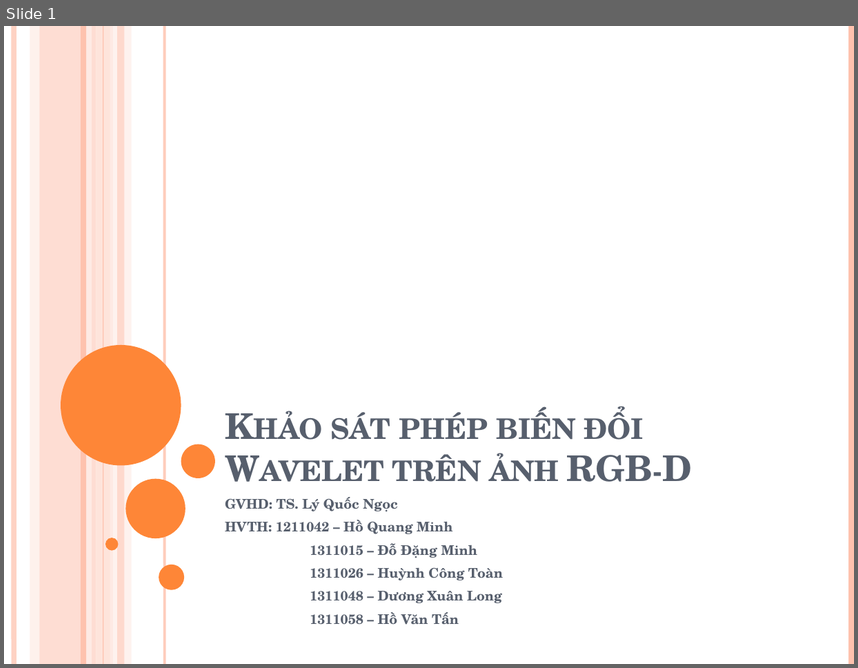
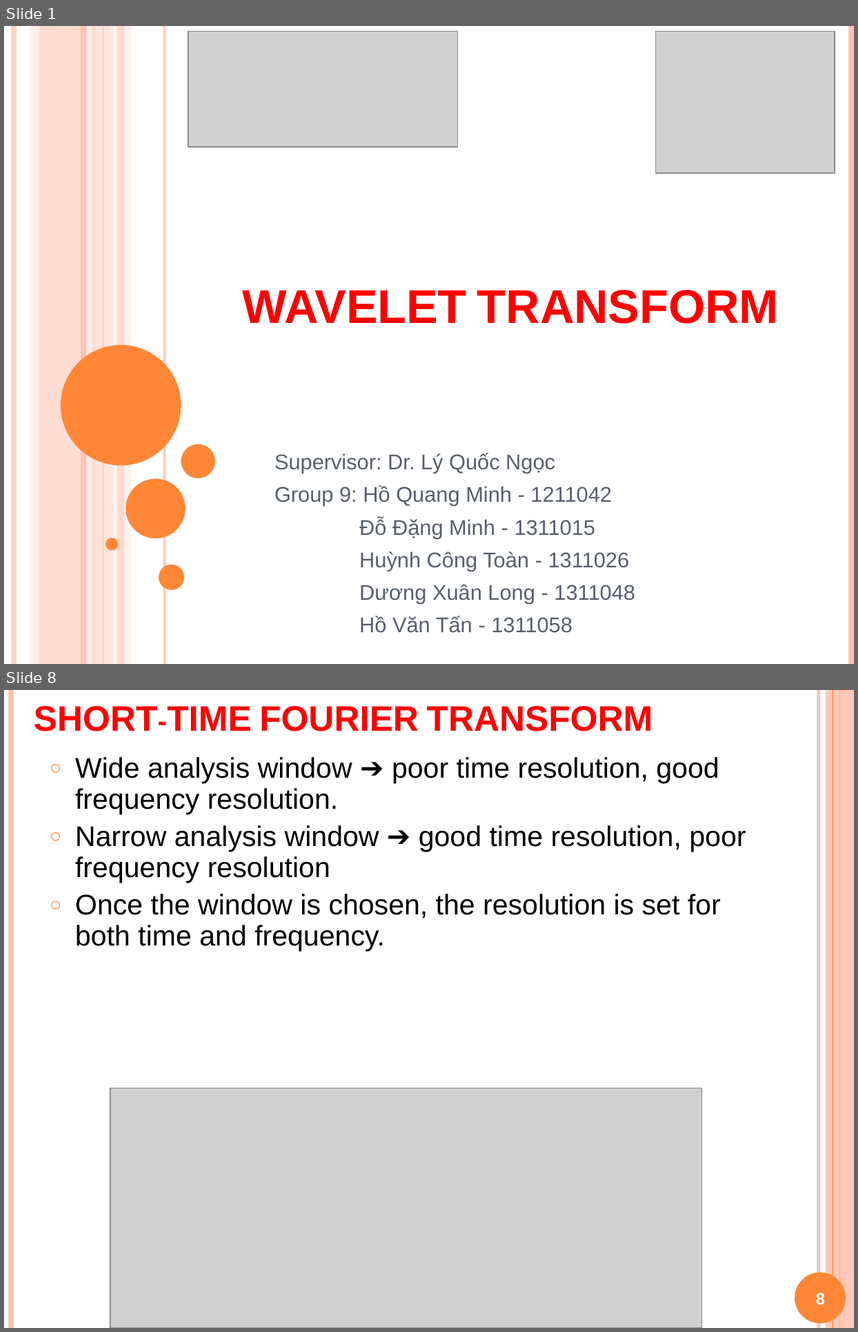
Before and after one commit to Alex7Huynh/dip-g9, a slide deck: 6. PPT/Wavelet transform.pptx. Shown one above the other, each under a label of ours: slide 1 before the commit, slides 1 and 8 after it; the slides between them are not shown. The pictures are 858x668 and 858x1332 pixels, drawn with LibreOffice and Linux fonts; fonts in the diff are those of the drawing; grey boxes stand for pictures. Boxes give left, top, right and bottom in pixels: in the first picture for what was removed or moved away, otherwise in the second. Text is boxed around its words. In the diff, an @@ line names an element or a change of style, - is before the commit and + after.

```diff
--- a/6. PPT/Wavelet transform.pptx
+++ b/6. PPT/Wavelet transform.pptx
@@ slide 8 added at bbox=[4, 690, 854, 1328], background #FFFFFF @@
@@ line added from (11, 690) to (11, 1328), #FEC3AE 4.5 pt @@
@@ title added at bbox=[34, 706, 653, 731], 30 pt, text #FF0000, bold, small capitals @@
+SHORT-TIME FOURIER TRANSFORM
@@ line added from (818, 690) to (818, 1328), #FEC3AE 3 pt @@
@@ rectangle added at bbox=[826, 690, 854, 1328], fill #FEC3AE at 87% opacity @@
@@ line added from (833, 690) to (833, 1328), #FE8637 0.75 pt @@
@@ line added from (840, 690) to (840, 1328), #FE8637 1.5 pt @@
@@ text added at bbox=[75, 757, 746, 951], 24 pt, text #000000 @@
+○ Wide analysis window ➔ poor time resolution, good frequency resolution.
+○ Narrow analysis window ➔ good time resolution, poor frequency resolution
+○ Once the window is chosen, the resolution is set for both time and frequency.
@@ picture added at bbox=[110, 1088, 702, 1328] @@
@@ ellipse added at bbox=[795, 1272, 846, 1323], fill #FE8637 @@
@@ page number added at bbox=[816, 1292, 825, 1304], 14 pt, text #FFFFFF, bold @@
+8
@@ slide 1 changed as well @@
@@ picture added at bbox=[188, 31, 458, 147] @@
@@ picture added at bbox=[656, 31, 835, 173] @@
@@ title at bbox=[242, 290, 779, 323]: text changed; size 30 to 40 pt; font TeX Gyre Schola to Arial; text colour #575F6D to #FF0000 @@
-Khảo sát phép biến đổi Wavelet trên ảnh RGB-D
+WAVELET TRANSFORM
@@ subtitle at bbox=[274, 452, 635, 633]: text changed; size 11.2 to 18 pt; font TeX Gyre Schola to Arial; bold off @@
-GVHD: TS. Lý Quốc Ngọc
-HVTH: 1211042 – Hồ Quang Minh
-1311015 – Đỗ Đặng Minh
-1311026 – Huỳnh Công Toàn
-1311048 – Dương Xuân Long
-1311058 – Hồ Văn Tấn
+Supervisor: Dr. Lý Quốc Ngọc
+Group 9: Hồ Quang Minh - 1211042
+Đỗ Đặng Minh - 1311015
+Huỳnh Công Toàn - 1311026
+Dương Xuân Long - 1311048
+Hồ Văn Tấn - 1311058
```
Also in this commit, not shown: 54 other slides added, 1 slide removed, 2 other files.
